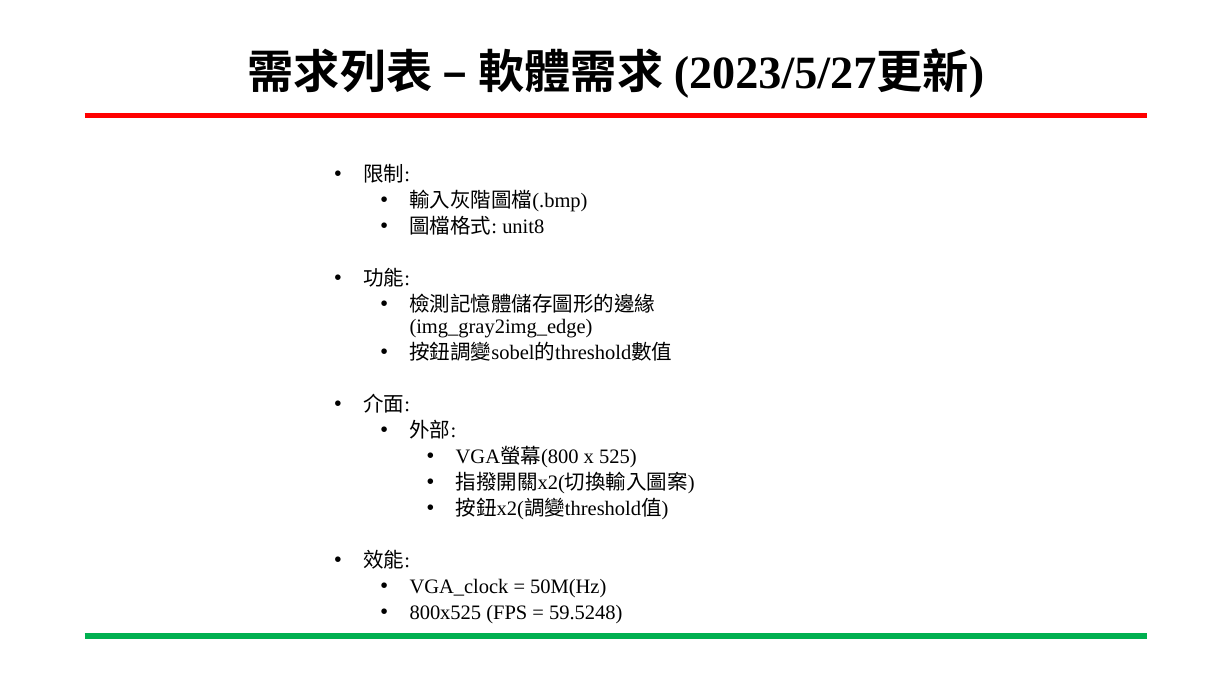
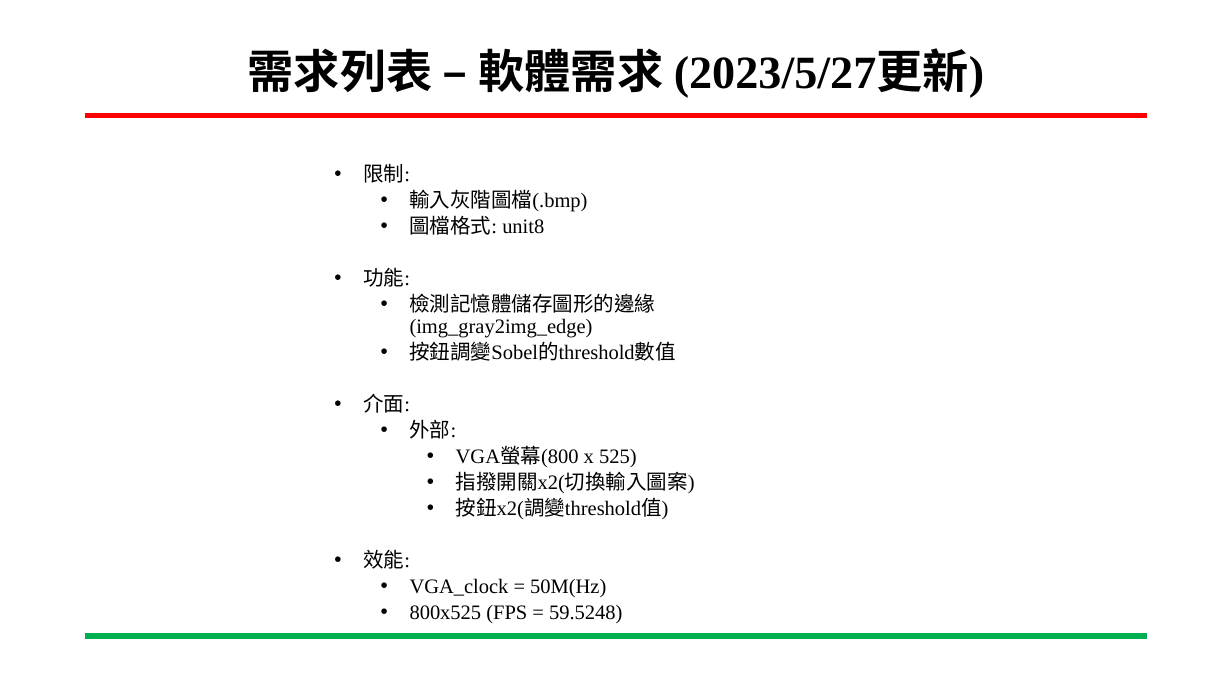
Before and after one commit to ing0331/FPGA, a slide deck: slide 6 of HW7_sobel_BRam/N06-Tutorial/專案進度報告-Sobel_VGA-吳東穎-20230531.pptx (slide 5 before the commit). Drawn at 1232x693 pixels with LibreOffice and Linux fonts; fonts in the diff are those of the drawing; background and template pictures are left out. Boxes give left, top, right and bottom in pixels: in the first picture for what was removed or moved away, otherwise in the second. Text is boxed around its words. In the diff, an @@ line names an element or a change of style, - is before the commit and + after.

```diff
--- a/HW7_sobel_BRam/N06-Tutorial/專案進度報告-Sobel_VGA-吳東穎-20230531.pptx
+++ b/HW7_sobel_BRam/N06-Tutorial/專案進度報告-Sobel_VGA-吳東穎-20230531.pptx
@@ text at (x1=410, y1=341, x2=676, y2=361): text changed @@
-    • 按鈕調變sobel的threshold數值
+    • 按鈕調變Sobel的threshold數值
```
Also in this commit, not shown: 13 other slides changed, 7 slides added, 17 other files.
